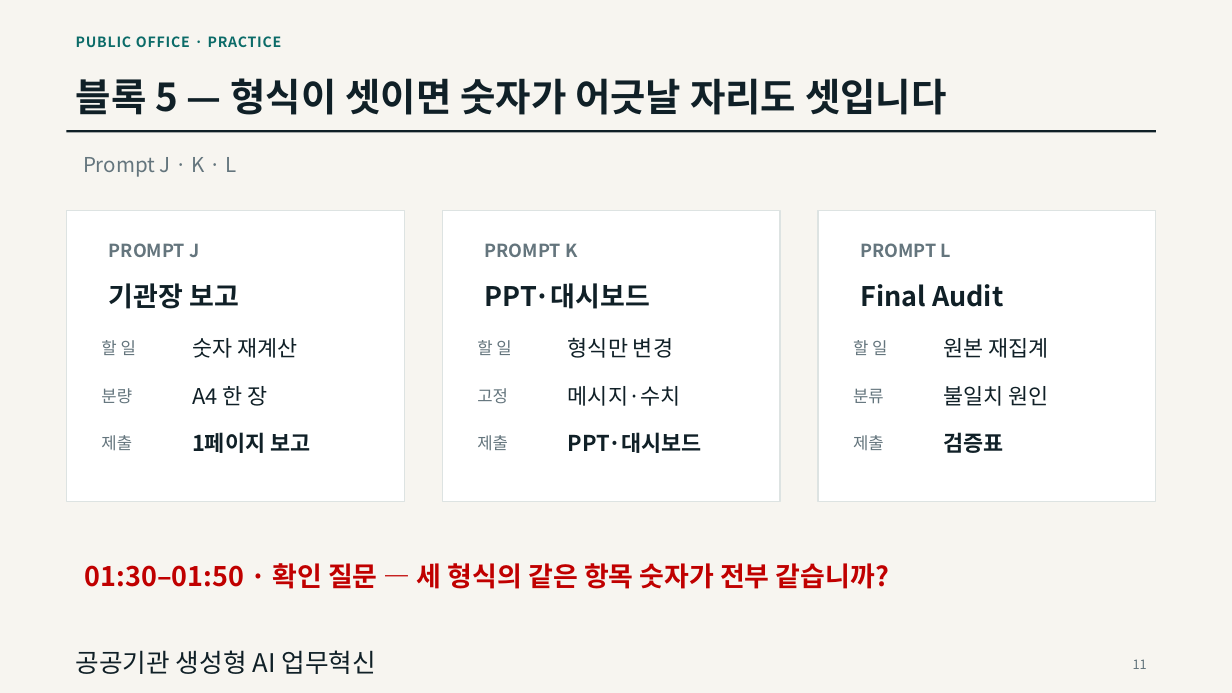
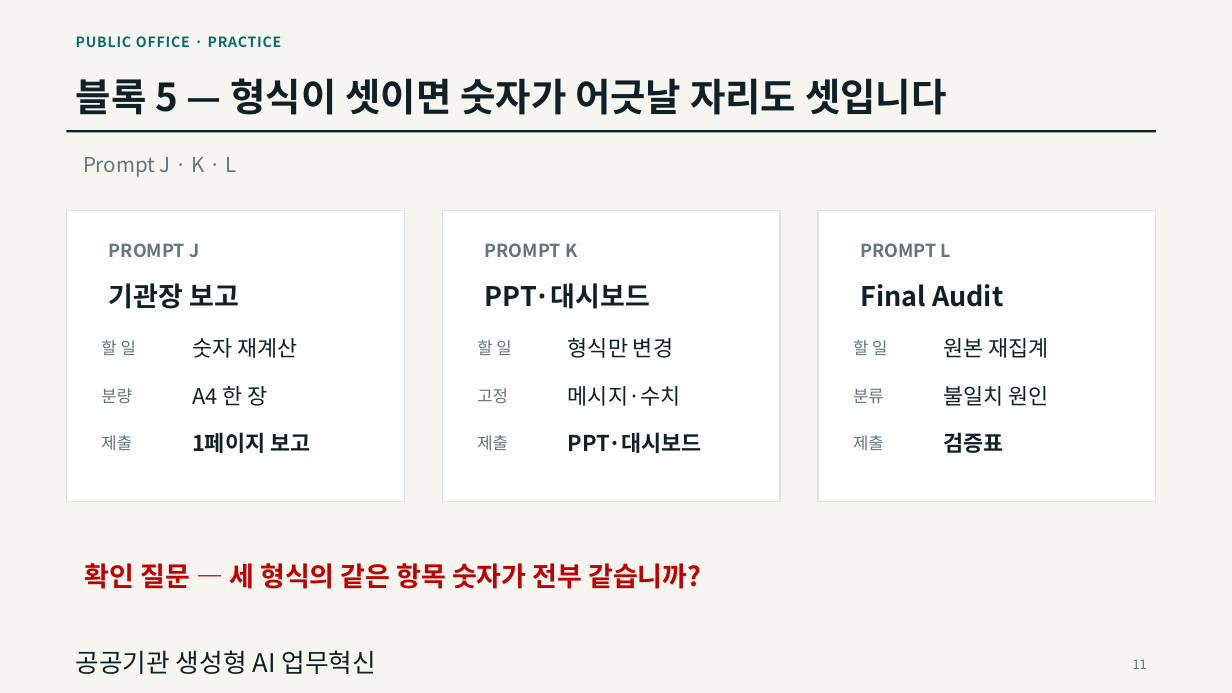
Before and after one commit to keerhee/gh-genai-ax-2day, a slide deck: slide 11 of 공공기관 생성형 AI 과정/session2/PublicOffice_GenAI_Practice_Round.pptx. Drawn at 1232x693 pixels with LibreOffice and Linux fonts; fonts in the diff are those of the drawing. Boxes give left, top, right and bottom in pixels: in the first picture for what was removed or moved away, otherwise in the second. Text is boxed around its words. In the diff, an @@ line names an element or a change of style, - is before the commit and + after.

```diff
--- a/공공기관 생성형 AI 과정/session2/PublicOffice_GenAI_Practice_Round.pptx
+++ b/공공기관 생성형 AI 과정/session2/PublicOffice_GenAI_Practice_Round.pptx
@@ text at [85,563,701,589]: text changed @@
-01:30–01:50 · 확인 질문 — 세 형식의 같은 항목 숫자가 전부 같습니까?
+확인 질문 — 세 형식의 같은 항목 숫자가 전부 같습니까?
```
Also in this commit, not shown: 9 other slides changed, 4 other files.
